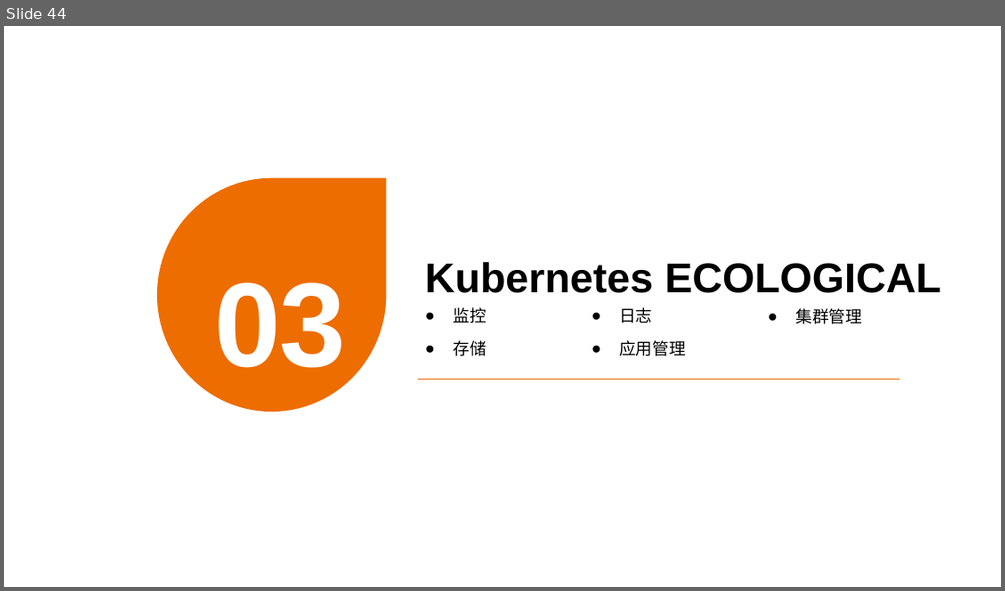
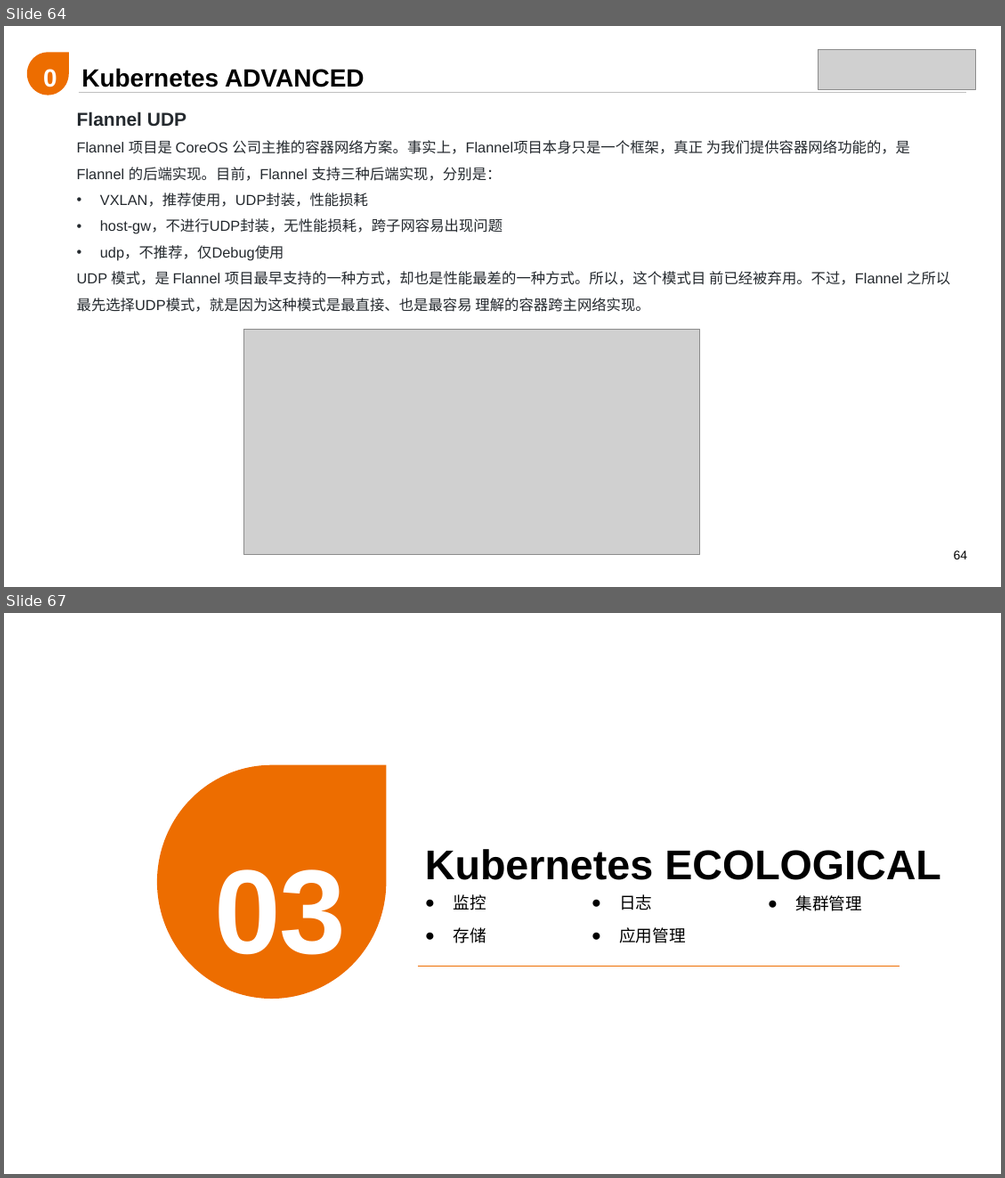
Before and after one commit to liamliu1986/kubecamp, a slide deck: 培训体系/002-Kubernetes,Containers Reborn/Kubernetes,Containers Reborn.pptx. Shown one above the other, each under a label of ours: slide 44 before the commit, slides 64 and 67 after it; the slides between them are not shown. The pictures are 1005x591 and 1005x1178 pixels, drawn with LibreOffice and Linux fonts; fonts in the diff are those of the drawing; grey boxes stand for pictures. Boxes give left, top, right and bottom in pixels: in the first picture for what was removed or moved away, otherwise in the second. Text is boxed around its words. In the diff, an @@ line names an element or a change of style, - is before the commit and + after.

```diff
--- a/培训体系/002-Kubernetes,Containers Reborn/Kubernetes,Containers Reborn.pptx
+++ b/培训体系/002-Kubernetes,Containers Reborn/Kubernetes,Containers Reborn.pptx
@@ slide 64 added at <box>4,26,1001,587</box>, background #FFFFFF @@
@@ teardrop added at <box>27,52,69,95</box>, fill #ED6D00 @@
@@ text added at <box>30,50,70,93</box>, 24 pt, text #FFFFFF, bold @@
+02
@@ picture added at <box>818,50,976,90</box> @@
@@ text added at <box>81,68,364,87</box>, 24 pt, text #000000, bold @@
+Kubernetes ADVANCED
@@ line added from (79, 93) to (966, 93), #BFBFBF 0.5 pt @@
@@ text added at <box>77,111,186,126</box>, 18 pt, text #24292E, bold @@
+Flannel UDP
@@ text added at <box>77,140,950,312</box>, 14 pt, text #24292E @@
+Flannel 项目是 CoreOS 公司主推的容器网络方案。事实上，Flannel项目本身只是一个框架，真正 为我们提供容器网络功能的，是 Flannel 的后端实现。目前，Flannel 支持三种后端实现，分别是：
+• VXLAN，推荐使用，UDP封装，性能损耗
+• host-gw，不进行UDP封装，无性能损耗，跨子网容易出现问题
+• udp，不推荐，仅Debug使用
+UDP 模式，是 Flannel 项目最早支持的一种方式，却也是性能最差的一种方式。所以，这个模式目 前已经被弃用。不过，Flannel 之所以最先选择UDP模式，就是因为这种模式是最直接、也是最容易 理解的容器跨主网络实现。
@@ picture added at <box>244,329,699,554</box> @@
@@ page number added at <box>954,550,968,559</box>, 12 pt, text #000000 @@
+64
@@ what was slide 44 is now slide 67 @@
```
Also in this commit, not shown: 5 slides changed, 22 other slides added.
